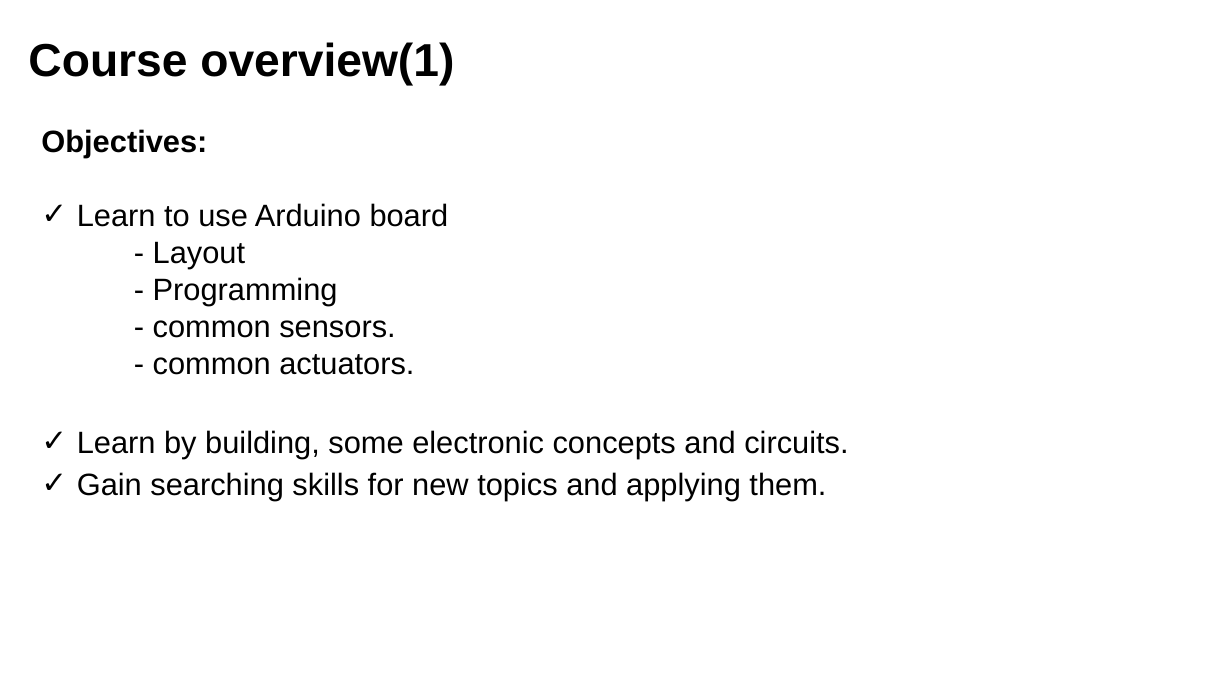
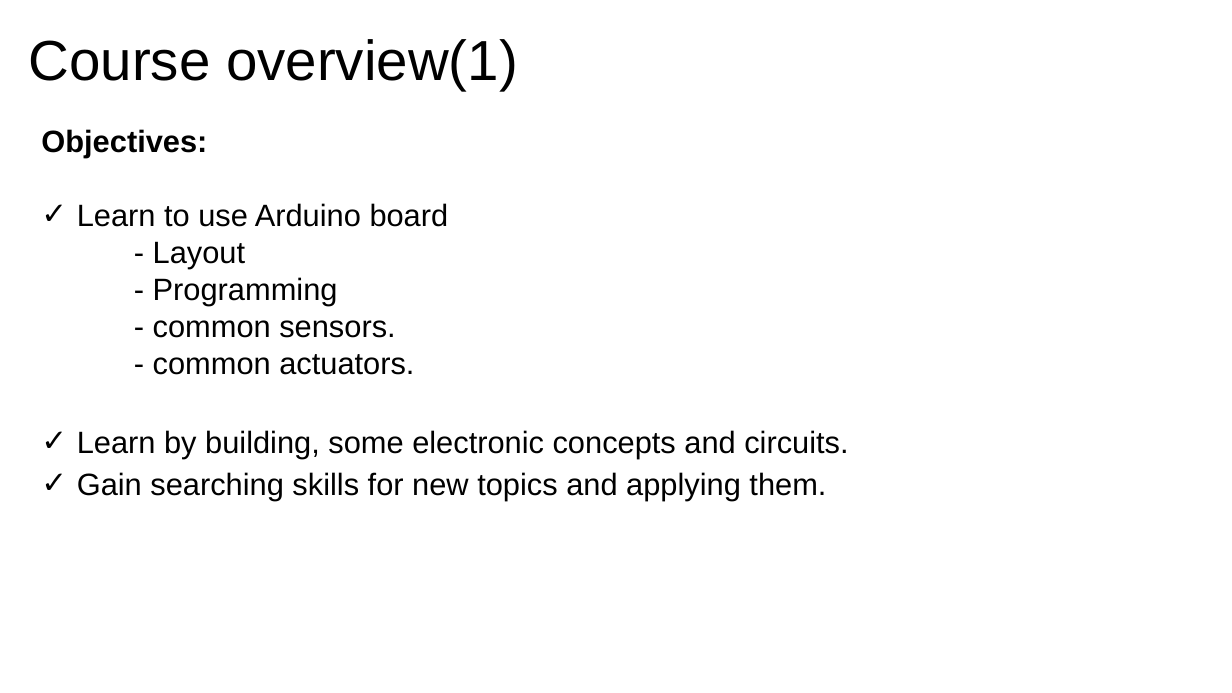
Before and after one commit to ShreimHossein/ArduinoCourse, a slide deck: slide 3 of course.pptx (slide 4 before the commit). Drawn at 1232x693 pixels with LibreOffice and Linux fonts; fonts in the diff are those of the drawing. Boxes give left, top, right and bottom in pixels: in the first picture for what was removed or moved away, otherwise in the second. Text is boxed around its words. In the diff, an @@ line names an element or a change of style, - is before the commit and + after.

```diff
--- a/course.pptx
+++ b/course.pptx
@@ title "Course overview(1)" at bbox=[28, 39, 518, 90]: size 36 to 44 pt, bold off @@
```
Also in this commit, not shown: 2 other slides changed, 3 slides added, 1 slide removed, 1 other file.
